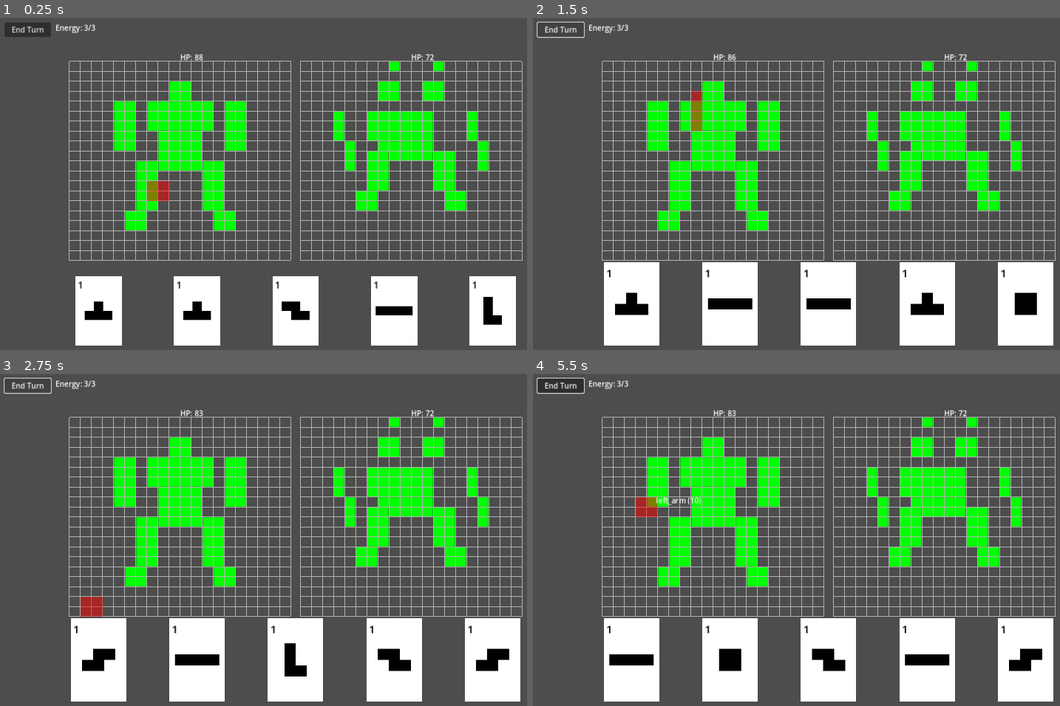
Above: before the commit, frames 1-4 (two rows, left to right).
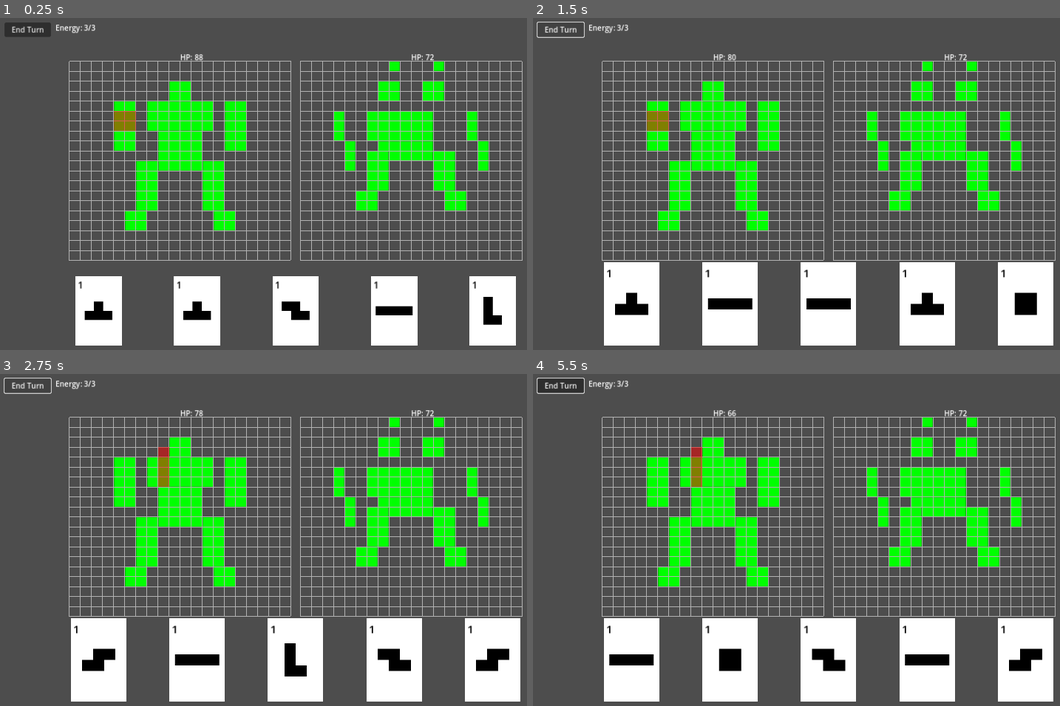
Above: after the commit, the same moments.

Repository: dBinet/SquirrelAttack
Game: Godot game, scene res://scenes/Main.tscn
Two runs of this game, one before a commit and one after it. Both use one fixed random seed, a clock stepped at 60 frames per second and the inputs below.
Inputs (mouse positions are in pixels of both pictures, inside the frame that each line leads up to):
- Up to frame 1 (0.25 s): no input
- Up to frame 2 (1.5 s): click "End Turn" at 0.5 s; click "End Turn" at 1.25 s
- Up to frame 3 (2.75 s): click "End Turn" at 2 s
- Up to frame 4 (5.5 s): tap Enter at 2.75, 4.25 s; move the mouse to (959, 523) at 2.77 s; click (959, 523) at 2.92 s; tap Space at 3.5, 5 s; drag from (712, 556) to (796, 606) at 3.52 s; move the mouse to (886, 466) at 4.27 s; click (886, 466) at 4.42 s; drag from (796, 606) to (648, 490) at 5.02 s

The runs differ from the first frame. In frame 1, 0.5% of the frame differs, in the area x 21-33%, y 28-56%; in frame 2, 0.5%; in frame 3, 0.5%; in frame 4, 0.6%, in the area x 19-39%, y 10-44%.

Commit message:
Improve alien attack selection

Diff:
--- a/scripts/Main.gd
+++ b/scripts/Main.gd
@@ -183,12 +183,37 @@
     if living.is_empty():
         _grids[_mech_grid_idx].highlight_random_cells(HAZARDS_PER_ROUND)
         return
-    var chosen_part: String = living[randi_range(0, living.size() - 1)]
-    var attack: Array[Vector2i] = ATTACK_DATA.get_random_attack(chosen_part, _current_alien_name)
-    if attack.is_empty():
+
+    living.shuffle()
+    var num_parts := min(3, living.size())
+    var highlight_cells: Array[Vector2i] = []
+    for i in range(num_parts):
+        var part := living[i]
+        var attacks: Array = ATTACK_DATA.get_attacks_for_part(part, _current_alien_name)
+        if attacks.is_empty():
+            continue
+        var best_idx := 0
+        var best_score := -1
+        for j in range(attacks.size()):
+            var pat: Array[Vector2i] = attacks[j]
+            var score := 0
+            for cell in pat:
+                var center := _grids[_mech_grid_idx].to_global(Vector2((cell.x + 0.5) * Grid.CELL_SIZE, (cell.y + 0.5) * Grid.CELL_SIZE))
+                var gname := CHARACTER_DATA.group_at_point(_current_mech_name, _mech_sprite, center)
+                if gname != "" and CHARACTER_DATA.get_group_health(_current_mech_name, gname) > 0:
+                    score += 1
+            if score > best_score:
+                best_score = score
+                best_idx = j
+        var chosen_attack: Array[Vector2i] = attacks[best_idx]
+        for c in chosen_attack:
+            if not highlight_cells.has(c):
+                highlight_cells.append(c)
+
+    if highlight_cells.is_empty():
         _grids[_mech_grid_idx].highlight_random_cells(HAZARDS_PER_ROUND)
     else:
-        _grids[_mech_grid_idx].highlight_attack(attack)
+        _grids[_mech_grid_idx].highlight_attack(highlight_cells)
 
 func _apply_danger_damage() -> void:
     if _grids.size() < 2:
